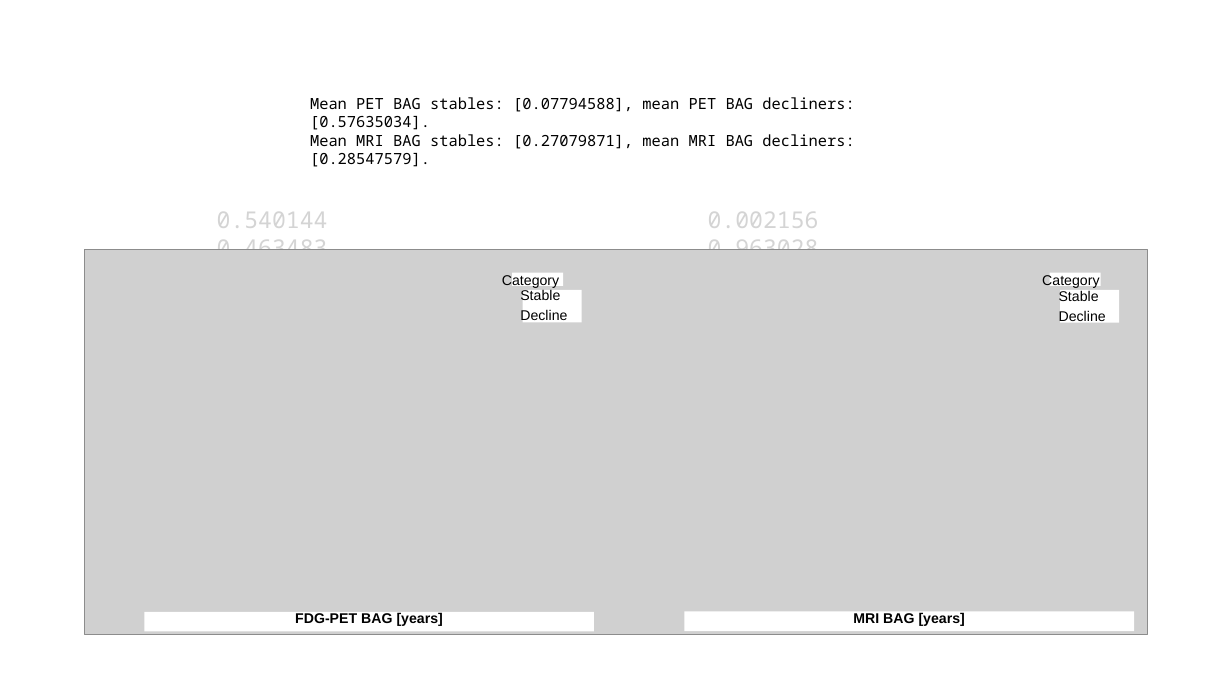
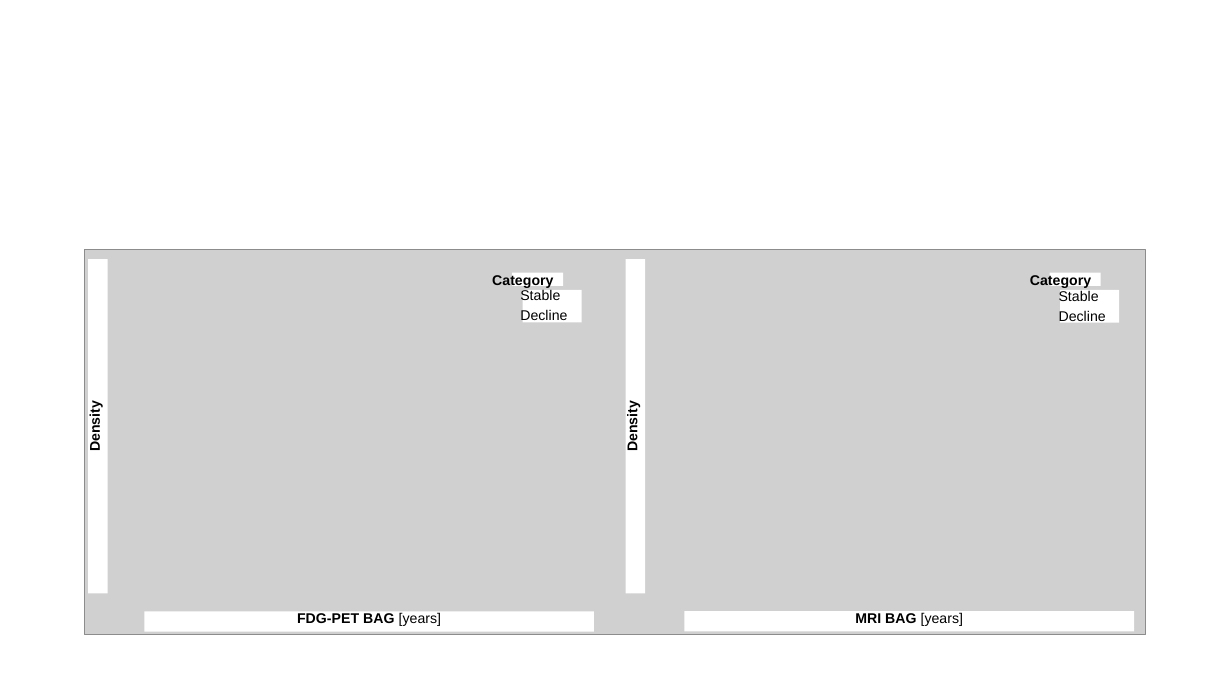
Before and after one commit to elenadoe/Brain_Age_PET_MRI, a slide deck: slide 7 of results/Results PET MR Age.pptx (slide 3 before the commit). Drawn at 1232x693 pixels with LibreOffice and Linux fonts; fonts in the diff are those of the drawing; grey boxes stand for pictures. Boxes give left, top, right and bottom in pixels: in the first picture for what was removed or moved away, otherwise in the second. Text is boxed around its words. In the diff, an @@ line names an element or a change of style, - is before the commit and + after.

```diff
--- a/results/Results PET MR Age.pptx
+++ b/results/Results PET MR Age.pptx
@@ text removed at (310,97,854,149) @@
-Mean PET BAG stables: [0.07794588], mean PET BAG decliners: [0.57635034].
-Mean MRI BAG stables: [0.27079871], mean MRI BAG decliners: [0.28547579].
@@ text removed at (217,212,328,250) @@
-0.540144 0.463483
@@ text removed at (708,212,819,250) @@
-0.002156 0.963028
@@ rectangle added at (88,259,108,594), fill #FFFFFF, 11 pt, text #000000, bold @@
+Density
@@ text "Category": place and size @@
-text "Category" at (502,273,559,288)
+text "Category" at (492,273,553,288)
@@ text "Category" at (492,273,553,288): bold on @@
@@ rectangle added at (626,259,646,594), fill #FFFFFF, 11 pt, text #000000, bold @@
+Density
@@ text "Category": place and size @@
-text "Category" at (1042,273,1099,288)
+text "Category" at (1030,273,1091,288)
@@ text "Category" at (1030,273,1091,288): bold on @@
@@ rectangle "FDG-PET BAG [years]" at (144,612,594,632): bold off in "[years]" @@
@@ rectangle "MRI BAG [years]" at (685,611,1135,631): bold off in "[years]" @@
```
Also in this commit, not shown: 2 other slides changed, 9 slides added, 23 slides removed.
